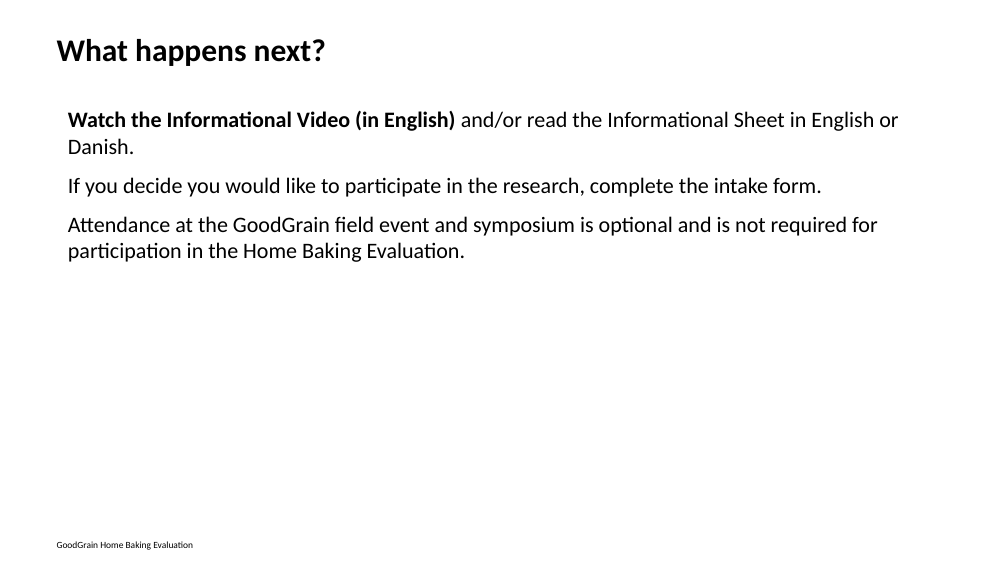
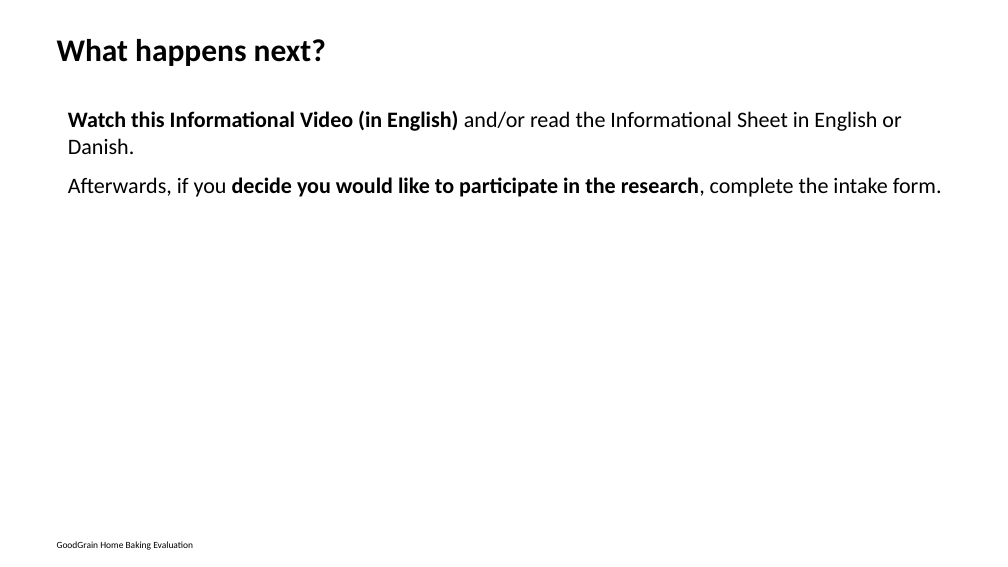
Before and after one commit to vanichols/GoodGrain, a slide deck: slide 4 of documents/informational sheet power point.pptx. Drawn at 1008x567 pixels with LibreOffice and Linux fonts; fonts in the diff are those of the drawing. Boxes give left, top, right and bottom in pixels: in the first picture for what was removed or moved away, otherwise in the second. Text is boxed around its words. In the diff, an @@ line names an element or a change of style, - is before the commit and + after.

```diff
--- a/documents/informational sheet power point.pptx
+++ b/documents/informational sheet power point.pptx
@@ text at (68, 111, 942, 197): text changed @@
-Watch the Informational Video (in English) and/or read the Informational Sheet in English or Danish.
-If you decide you would like to participate in the research, complete the intake form.
-Attendance at the GoodGrain field event and symposium is optional and is not required for participation in the Home Baking Evaluation.
+Watch this Informational Video (in English) and/or read the Informational Sheet in English or Danish.
+Afterwards, if you decide you would like to participate in the research, complete the intake form.
```
Also in this commit, not shown: 14 other slides changed, 7 slides added, 1 slide removed, 4 other files.
